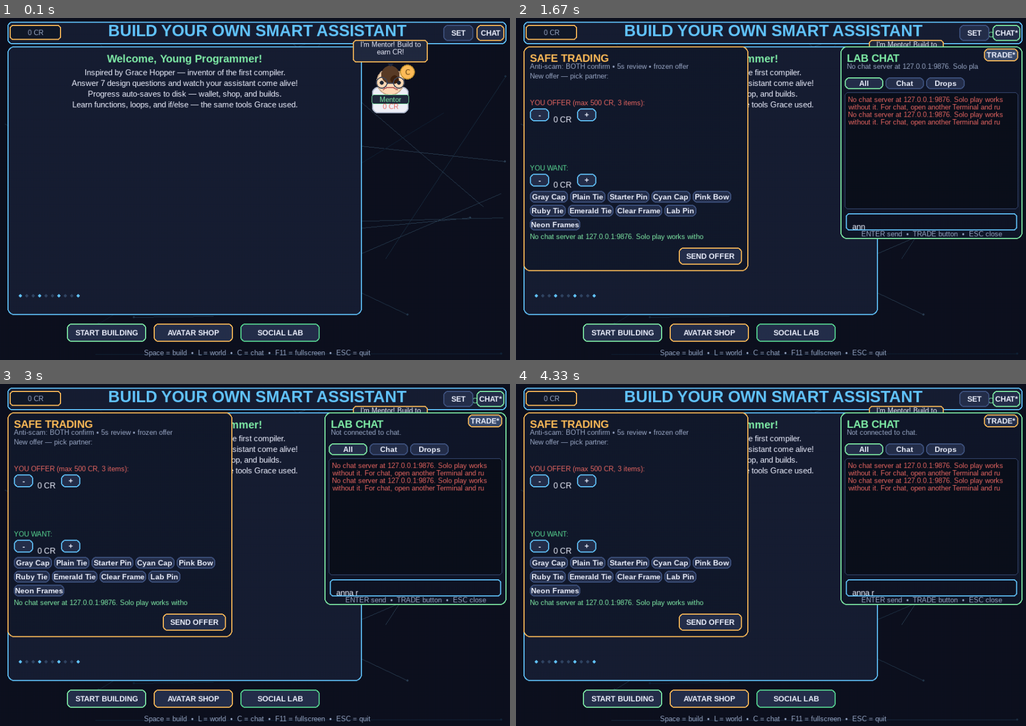
Above: before the commit, frames 1-4 (two rows, left to right).
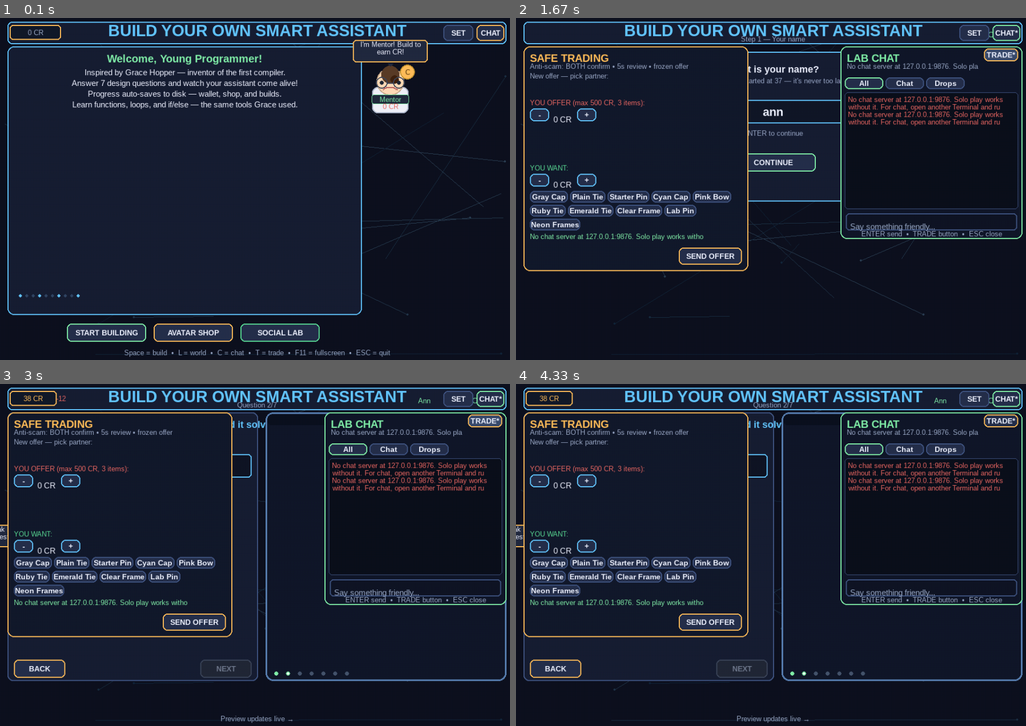
Above: after the commit, the same moments.

Repository: OwendoyalAdastra-lang/assistant-lab
Game: pygame game, started from launch.py
Two runs of this game, one before a commit and one after it. Both use one fixed random seed, a clock stepped at 60 frames per second and the inputs below.
Inputs (mouse positions are in pixels of both pictures, inside the frame that each line leads up to):
- Up to frame 1 (0.1 s): no input
- Up to frame 2 (1.67 s): click "CHAT" at 0.38 s; click "TRADE" at 0.72 s; tap Space at 1 s; type "ann" at 1.33 s
- Up to frame 3 (3 s): tap Enter at 1.67, 2.02, 2.9 s; type "a" at 1.88 s; tap Space at 2.43 s; type "r" at 2.77 s
- Up to frame 4 (4.33 s): tap Space at 3.32 s; move the mouse to (781, 589) at 3.65 s; click (781, 589) at 3.7 s; click (740, 667) at 4.03 s, where only the run after the commit has a clickable "NEXT"; move the mouse to (878, 527) at 4.32 s

The runs differ from the first frame. In frame 1, 0.4% of the frame differs, in the area x 24-77%, y 96-100%; in frame 2, 5.8%; in frame 3, 6.3%, in the area x 0-100%, y 2-100%; in frame 4, 6.3%.

Commit message:
Fix chat/trade keybind conflicts and Mac UI freeze on connect

Diff:
--- a/assistant_lab_chat.py
+++ b/assistant_lab_chat.py
@@ -29,7 +29,9 @@
         self.port = port
         self._sock: socket.socket | None = None
         self._thread: threading.Thread | None = None
+        self._connect_thread: threading.Thread | None = None
         self._running = False
+        self._connecting = False
         self._events: queue.Queue[dict[str, Any]] = queue.Queue()
         self.connected = False
         self.player_name = "Player"
@@ -46,6 +48,25 @@
             except queue.Empty:
                 break
         return out
+
+    def connect_async(self, player_name: str) -> None:
+        """Connect in background so the game UI does not freeze (Mac pinwheel)."""
+        if self.connected or self._connecting:
+            return
+        self._connecting = True
+        self._emit({
+            "type": "status",
+            "text": f"Connecting to {self.host}:{self.port}...",
+        })
+
+        def _worker() -> None:
+            try:
+                self.connect(player_name)
+            finally:
+                self._connecting = False
+
+        self._connect_thread = threading.Thread(target=_worker, daemon=True)
+        self._connect_thread.start()
 
     def connect(self, player_name: str) -> bool:
         self.disconnect()
@@ -56,7 +77,7 @@
             return False
         try:
             sock = socket.socket(socket.AF_INET, socket.SOCK_STREAM)
-            sock.settimeout(8.0)
+            sock.settimeout(3.0)
             sock.connect((self.host, self.port))
             sock.settimeout(0.5)
             self._sock = sock
--- a/build_your_own_smart_assistant_pygame.py
+++ b/build_your_own_smart_assistant_pygame.py
@@ -2595,13 +2595,14 @@
     state["chat_open"] = not state.get("chat_open", False)
     if state["chat_open"]:
         state["chat_input_active"] = True
-        if not chat_client.connected:
+        if not chat_client.connected and not chat_client._connecting:
             name = state.get("player_name") or save_data.get("player_name") or "Builder"
             chat_client.host = CHAT_HOST
             chat_client.port = CHAT_PORT
-            chat_client.connect(name)
+            chat_client.connect_async(name)
     else:
         state["chat_input_active"] = False
+        state["trade_open"] = False
 
 
 def disconnect_chat():
@@ -2801,9 +2802,15 @@
     if event.type != pygame.KEYDOWN:
         return False
     if event.key == pygame.K_ESCAPE:
-        state["chat_open"] = False
+        if state.get("trade_open"):
+            state["trade_open"] = False
+            state["trade_status_msg"] = "Trade panel closed."
+        else:
+            state["chat_open"] = False
         state["chat_input_active"] = False
         return True
+    if not state.get("chat_input_active", True) or state.get("trade_open"):
+        return False
     if event.key == pygame.K_BACKSPACE:
         state["chat_input"] = state.get("chat_input", "")[:-1]
         return True
@@ -2821,6 +2828,15 @@
     return True
 
 
+def player_is_typing() -> bool:
+    """True on screens where letter keys should type text, not trigger hotkeys."""
+    if state["screen"] in ("name", "avatar_name", "design", "tags"):
+        return True
+    if state["screen"] == "shop" and state.get("shop_avatar_input_active"):
+        return True
+    return False
+
+
 def control_hints_line() -> str:
     binds = get_settings().get("keybinds", DEFAULT_KEYBINDS)
     fs = format_key_display(binds.get("fullscreen", "f11"))
@@ -2828,6 +2844,7 @@
         f"{format_key_display(binds.get('build', 'space'))} = build  •  "
         f"{format_key_display(binds.get('world', 'l'))} = world  •  "
         f"{format_key_display(binds.get('chat', 'c'))} = chat  •  "
+        f"{format_key_display(binds.get('trade', 't'))} = trade  •  "
         f"{fs} = fullscreen  •  ESC = quit"
     )
 
@@ -3048,11 +3065,14 @@
 
 
 def toggle_trade():
-    if not chat_client.connected:
+    if not chat_client.connected and not chat_client._connecting:
         name = state.get("player_name") or save_data.get("player_name") or "Builder"
-        chat_client.connect(name)
+        chat_client.host = CHAT_HOST
+        chat_client.port = CHAT_PORT
+        chat_client.connect_async(name)
     state["trade_open"] = not state.get("trade_open", False)
     state["chat_open"] = True
+    state["chat_input_active"] = not state.get("trade_open", False)
     if not state["trade_open"]:
         state["trade_status_msg"] = "Trade panel closed."
 
@@ -4062,13 +4082,15 @@
                     pass
                 elif state.get("chat_open") and handle_chat_key(event):
                     pass
+                elif player_is_typing() and event.type == pygame.KEYDOWN:
+                    handle_text_input(event)
                 elif keybind_matches(event, "fullscreen", binds):
                     toggle_fullscreen()
-                elif keybind_matches(event, "settings", binds):
+                elif keybind_matches(event, "settings", binds) and not player_is_typing():
                     toggle_settings()
-                elif keybind_matches(event, "chat", binds):
+                elif keybind_matches(event, "chat", binds) and not player_is_typing():
                     toggle_chat()
-                elif keybind_matches(event, "trade", binds):
+                elif keybind_matches(event, "trade", binds) and not player_is_typing() and not state.get("chat_open"):
                     toggle_trade()
                 elif keybind_matches(event, "world", binds) and state["screen"] == "welcome":
                     enter_world()
@@ -4087,11 +4109,6 @@
                 elif event.key in (pygame.K_RETURN, pygame.K_KP_ENTER) and state["screen"] == "crate_reveal":
                     if state.get("crate_reveal_anim", 0) > 0.7:
                         state["screen"] = "shop"
-                elif state["screen"] in ("name", "avatar_name", "design", "tags"):
-                    handle_text_input(event)
-                elif state["screen"] == "shop" and state.get("shop_avatar_input_active"):
-                    handle_text_input(event)
-
             for b in list(buttons):
                 b.handle(event)
 
